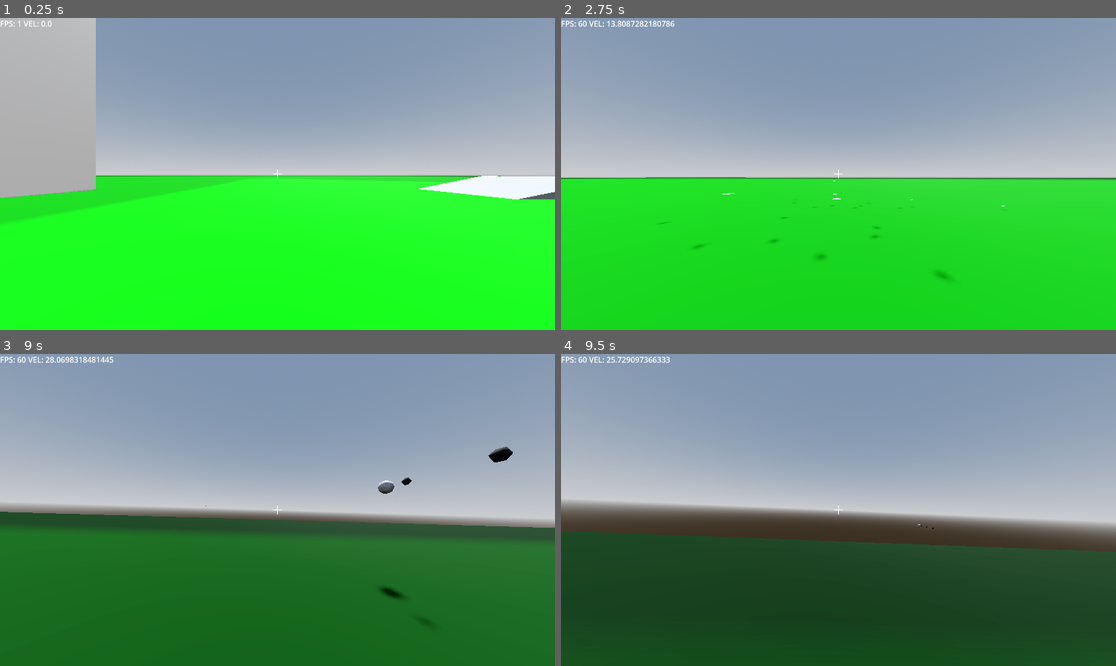
Above: before the commit, frames 1-4 (two rows, left to right).
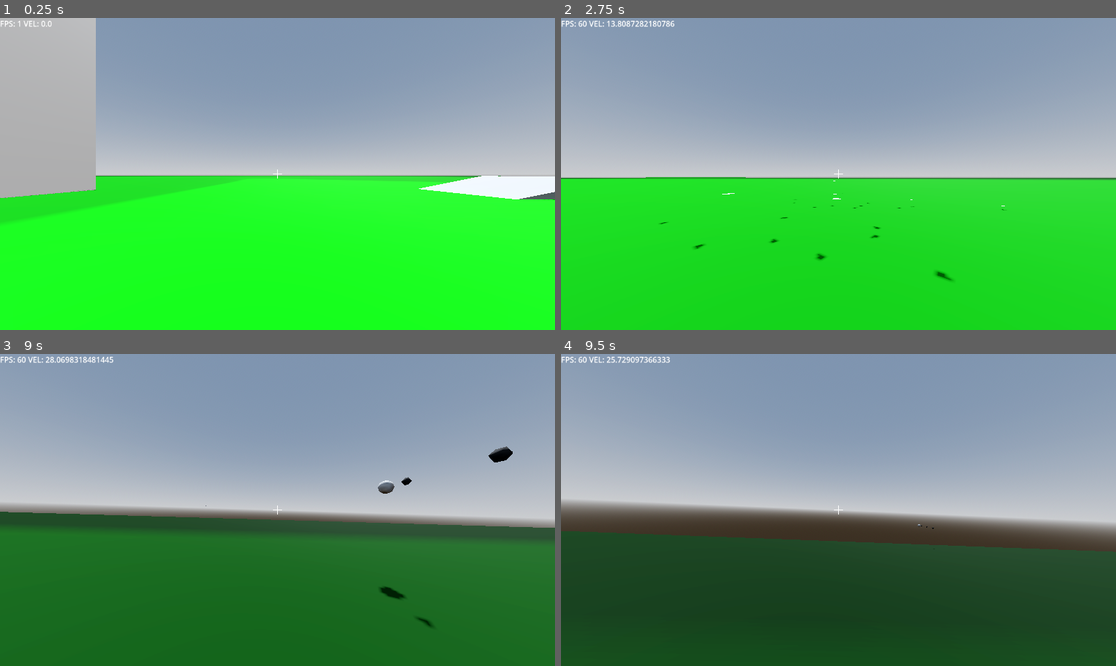
Above: after the commit, the same moments.

Repository: YouthHalo/Fast-Boomer-Shooter
Game: Godot game, scene res://scenes/main_world.tscn
The game is run twice, just before and just after one commit, with the same random seed, the same clock (stepped at 60 frames per second) and the same inputs. The engine's default icon, where the game draws it, is replaced by a stand-in: a white triangle on a blue panel in a dark square.
Inputs (mouse positions are in pixels of both pictures, inside the frame that each line leads up to):
- Up to frame 1 (0.25 s): no input
- Up to frame 2 (2.75 s): tap Enter at 0.5 s; move the mouse to (832, 180) at 0.52 s; hold W (forward) from 0.53 s (still down); tap Shift (dash) at 0.6 s; click (832, 180) at 0.67 s; tap Space (jump) at 0.77, 1.52 s; move the mouse to (877, 177) at 1.27 s; tap R (grapple) at 1.35 s; move the mouse to (794, 170) at 2.02 s; tap C (slide) at 2.1 s
- Up to frame 3 (9 s): move the mouse to (283, 510) at 2.77 s; release W (forward) at 2.78 s; hold A (left) 2.78-3.53 s; tap Shift (dash) at 2.85, 5.1, 7.35 s; click (283, 510) at 2.92 s; tap Space (jump) at 3.02, 3.77, 4.52, 6.02, 6.77, 7.52 s; move the mouse to (255, 503) at 3.52 s; hold R (grapple) 3.53-4.28 s; hold W (forward) 3.53-5.78 s; move the mouse to (305, 510) at 4.27 s; tap C (slide) at 4.35, 6.6, 8.85 s; move the mouse to (249, 510) at 5.02 s; click (249, 510) at 5.17 s; move the mouse to (288, 503) at 5.77 s; hold D (right) 5.78-6.53 s; tap R (grapple) at 5.85 s; move the mouse to (271, 516) at 6.52 s; hold W (forward) 6.53-8.78 s; move the mouse to (316, 513) at 7.27 s; click (316, 513) at 7.42 s; move the mouse to (233, 506) at 8.02 s; hold R (grapple) 8.03-8.78 s; move the mouse to (283, 510) at 8.77 s; hold A (left) from 8.78 s (still down)
- Up to frame 4 (9.5 s): keep holding A (left); tap Space (jump) at 9.02 s

The runs differ from the first frame. In frame 1, less than 0.1% of the frame differs, in the area x 5-100%, y 55-59%; in frame 2, less than 0.1%, in the area x 17-80%, y 59-85%; in frame 3, less than 0.1%; in frame 4, less than 0.1%.

Commit message:
Removed Wakatime plugin for Hack Club.

Diff:
--- a/project.godot
+++ b/project.godot
@@ -17,7 +17,7 @@
 
 [display]
 
-window/vsync/vsync_mode=2
+window/vsync/vsync_mode=0
 
 [editor_plugins]
 
@@ -81,3 +81,8 @@
 
 3d/default_gravity=19.6
 common/physics_interpolation=true
+
+[rendering]
+
+lights_and_shadows/directional_shadow/soft_shadow_filter_quality=0
+lights_and_shadows/positional_shadow/soft_shadow_filter_quality=0
Not shown, removed: addons/godot_super-wakatime/api_key_prompt.tscn
Not shown, removed: addons/godot_super-wakatime/counter.tscn
Not shown, removed: addons/godot_super-wakatime/decompressor.gd
Not shown, removed: addons/godot_super-wakatime/decompressor.gd.uid
Not shown, removed: addons/godot_super-wakatime/godot_super-wakatime.gd
Not shown, removed: addons/godot_super-wakatime/godot_super-wakatime.gd.uid
Not shown, removed: addons/godot_super-wakatime/heartbeat.gd
Not shown, removed: addons/godot_super-wakatime/heartbeat.gd.uid
Not shown, removed: addons/godot_super-wakatime/plugin.cfg
Not shown, removed: addons/godot_super-wakatime/utils.gd
Not shown, removed: addons/godot_super-wakatime/utils.gd.uid
Not shown, removed: addons/godot_super-wakatime/LICENSE
(and 1 more such lines)
